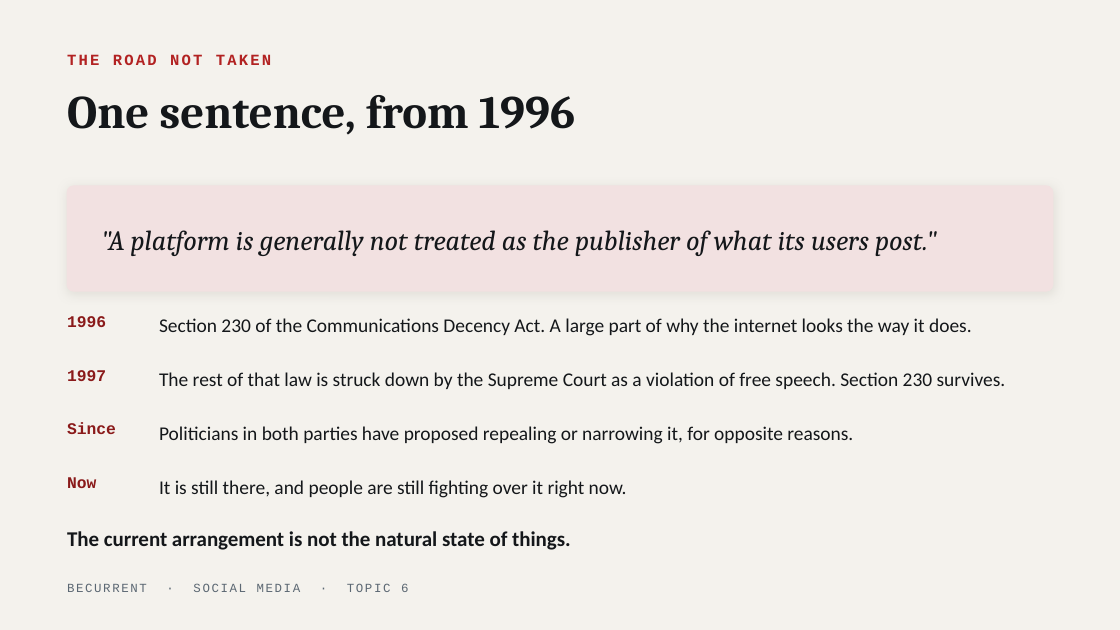
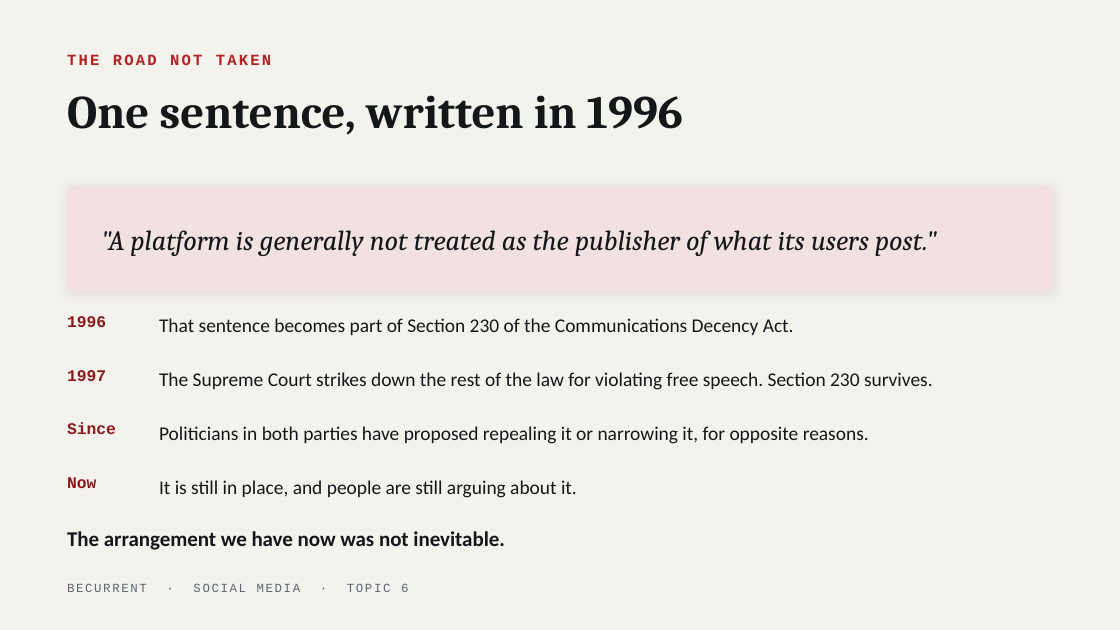
Before and after one commit to JeffAndersonLogic/BeCurrent, a slide deck: slide 13 of social-media/decks/topic-06-who-gets-to-decide.pptx. Drawn at 1120x630 pixels with LibreOffice and Linux fonts; fonts in the diff are those of the drawing. Boxes give left, top, right and bottom in pixels: in the first picture for what was removed or moved away, otherwise in the second. Text is boxed around its words. In the diff, an @@ line names an element or a change of style, - is before the commit and + after.

```diff
--- a/social-media/decks/topic-06-who-gets-to-decide.pptx
+++ b/social-media/decks/topic-06-who-gets-to-decide.pptx
@@ text at <box>67,95,683,134</box>: text changed @@
-One sentence, from 1996
+One sentence, written in 1996
@@ text at <box>159,318,794,335</box>: text changed @@
-Section 230 of the Communications Decency Act. A large part of why the internet looks the way it does.
+That sentence becomes part of Section 230 of the Communications Decency Act.
@@ text at <box>159,372,933,390</box>: text changed @@
-The rest of that law is struck down by the Supreme Court as a violation of free speech. Section 230 survives.
+The Supreme Court strikes down the rest of the law for violating free speech. Section 230 survives.
@@ text at <box>159,426,869,444</box>: text changed @@
-Politicians in both parties have proposed repealing or narrowing it, for opposite reasons.
+Politicians in both parties have proposed repealing it or narrowing it, for opposite reasons.
@@ text at <box>159,480,577,498</box>: text changed @@
-It is still there, and people are still fighting over it right now.
+It is still in place, and people are still arguing about it.
@@ text at <box>67,531,505,550</box>: text changed @@
-The current arrangement is not the natural state of things.
+The arrangement we have now was not inevitable.
```
Also in this commit, not shown: 13 other slides changed, 11 other files.
